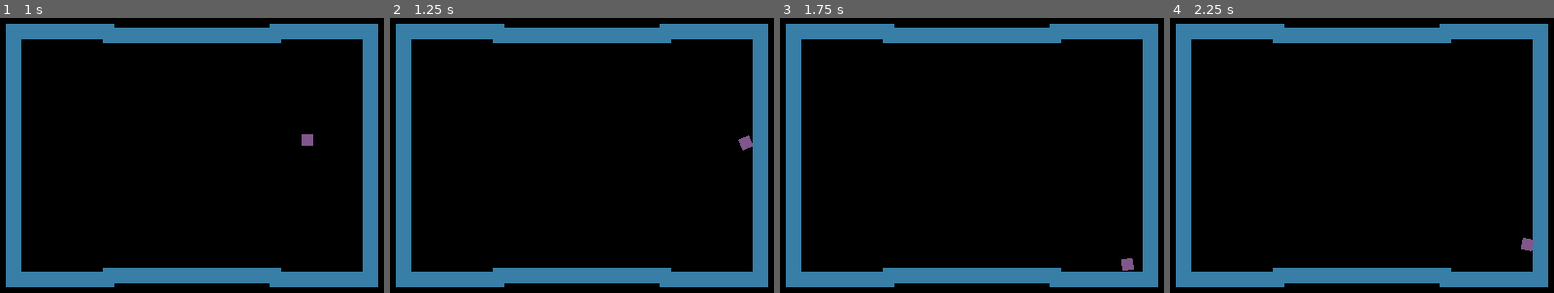
Above: before the commit, frames 1-4 (left to right).
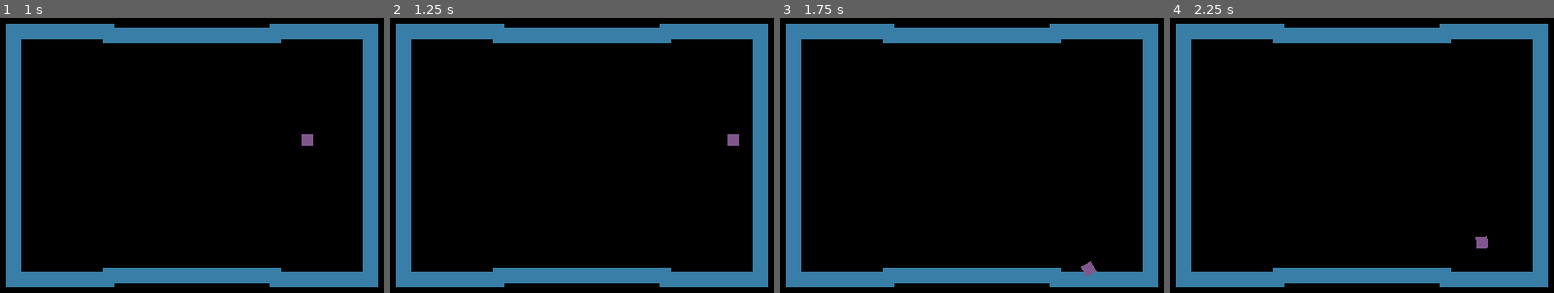
Above: after the commit, the same moments.

Repository: AlexHoratio/sleep-in
Game: Godot game, scene res://Scenes/main.tscn
Two runs of this game, one before a commit and one after it. Both use one fixed random seed, a clock stepped at 60 frames per second and the inputs below.
Inputs:
- Up to frame 1 (1 s): tap Enter at 0.5 s; hold Right (ui_right) from 0.53 s (still down)
- Up to frame 2 (1.25 s): keep holding Right (ui_right)
- Up to frame 3 (1.75 s): release Right (ui_right) at 1.28 s; hold Down (ui_down) from 1.28 s (still down)
- Up to frame 4 (2.25 s): release Down (ui_down) at 2.03 s; hold Right (ui_right) from 2.03 s (still down)

Frame 1 is identical in both runs. In frame 2, 0.3% of the frame differs, in the area x 87-95%, y 42-49%; in frame 3, 0.3%, in the area x 78-93%, y 87-95%; in frame 4, 0.3%.

Commit message:
player now stuns on collision

Diff:
--- a/Scenes/main.tscn
+++ b/Scenes/main.tscn
@@ -79,4 +79,7 @@
 shape = SubResource( 4 )
 
 [node name="collision_pause" type="Timer" parent="player"]
+wait_time = 0.15
+one_shot = true
+[connection signal="body_entered" from="player" to="player" method="_on_player_body_entered"]
 [connection signal="timeout" from="player/collision_pause" to="player" method="_on_collision_pause_timeout"]
--- a/Scenes/player.gd
+++ b/Scenes/player.gd
@@ -1,39 +1,62 @@
 extends RigidBody2D
 
-#PHYSICS VARIABLES
+#PHYSICS VARIABLES#
 var SPEED = 3000
 var MAX_SPEED = 400
 var redirect_compensation = 5
 var direction_focus = 0.95
+###################
+
+var able_to_move = true
 
 func _ready():
 	linear_damp = 2.3
 
 func _physics_process(delta):
 
-	if(Input.is_action_pressed("ui_left")):
-		linear_velocity.x -= SPEED*delta
-		if(linear_velocity.x > 0):
-			linear_velocity.x -= SPEED*delta*redirect_compensation
-		linear_velocity.y *= direction_focus
-	if(Input.is_action_pressed("ui_right")):
-		linear_velocity.x += SPEED*delta
-		if(linear_velocity.x < 0):
-			linear_velocity.x += SPEED*delta*redirect_compensation
-		linear_velocity.y *= direction_focus
-	if(Input.is_action_pressed("ui_up")):
-		linear_velocity.y -= SPEED*delta
-		if(linear_velocity.y > 0):
-			linear_velocity.y -= SPEED*delta*redirect_compensation
-		linear_velocity.x *= direction_focus
-	if(Input.is_action_pressed("ui_down")):
-		linear_velocity.y += SPEED*delta
-		if(linear_velocity.y < 0):
-			linear_velocity.y += SPEED*delta*redirect_compensation
-		linear_velocity.x *= direction_focus
+	if(able_to_move):
+		if(Input.is_action_pressed("ui_left")):
+
+			linear_velocity.x -= SPEED*delta
+
+			if(linear_velocity.x > 0):
+				linear_velocity.x -= SPEED*delta*redirect_compensation
+
+			linear_velocity.y *= direction_focus
+
+		if(Input.is_action_pressed("ui_right")):
+
+			linear_velocity.x += SPEED*delta
+
+			if(linear_velocity.x < 0):
+				linear_velocity.x += SPEED*delta*redirect_compensation
+
+			linear_velocity.y *= direction_focus
+
+		if(Input.is_action_pressed("ui_up")):
+
+			linear_velocity.y -= SPEED*delta
+
+			if(linear_velocity.y > 0):
+				linear_velocity.y -= SPEED*delta*redirect_compensation
+
+			linear_velocity.x *= direction_focus
+
+		if(Input.is_action_pressed("ui_down")):
+
+			linear_velocity.y += SPEED*delta
+
+			if(linear_velocity.y < 0):
+				linear_velocity.y += SPEED*delta*redirect_compensation
+
+			linear_velocity.x *= direction_focus
 
 	linear_velocity.x = min(max(linear_velocity.x, -MAX_SPEED), MAX_SPEED)
 	linear_velocity.y = min(max(linear_velocity.y, -MAX_SPEED), MAX_SPEED)
 
 func _on_collision_pause_timeout():
-	pass # Replace with function body.
+	able_to_move = true
+
+func _on_player_body_entered(body):
+	able_to_move = false
+	get_node("collision_pause").start()
